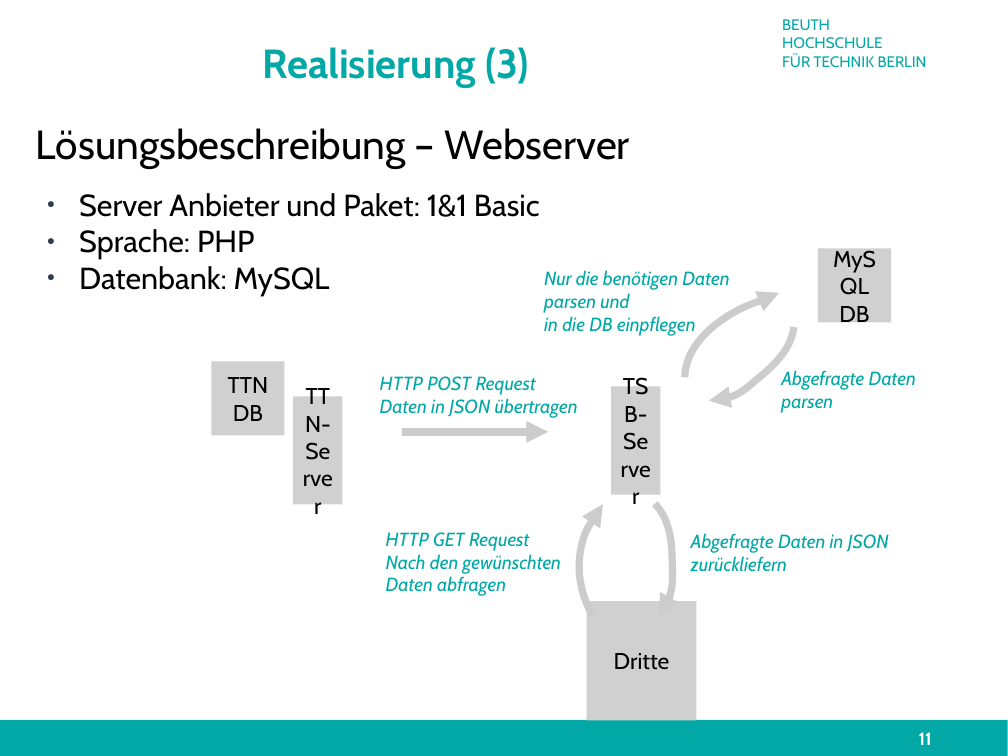
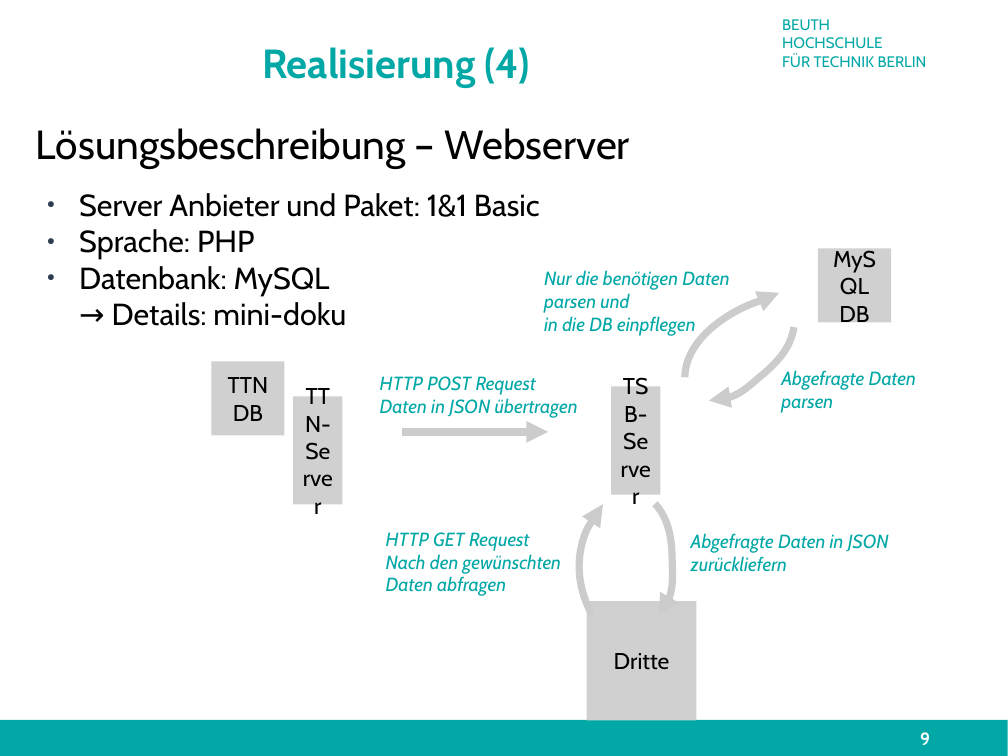
Before and after one commit to technologiestiftung/flussbad, a slide deck: slide 9 of doc/presentation/finalPresentation.odp (slide 11 before the commit). Drawn at 1008x756 pixels with LibreOffice and Linux fonts; fonts in the diff are those of the drawing; grey boxes stand for pictures; background and template pictures are left out. Boxes give left, top, right and bottom in pixels: in the first picture for what was removed or moved away, otherwise in the second. Text is boxed around its words. In the diff, an @@ line names an element or a change of style, - is before the commit and + after.

```diff
--- a/doc/presentation/finalPresentation.odp
+++ b/doc/presentation/finalPresentation.odp
@@ title at box(262, 47, 530, 87): text changed @@
-Realisierung (3)
+Realisierung (4)
@@ text at box(112, 302, 346, 326): paragraph added @@
+→ Details: mini-doku
@@ page number at box(920, 732, 930, 745): text changed @@
-11
+9
```
Also in this commit, not shown: 5 other slides changed, 1 slide added, 2 slides removed, 1 other file.
